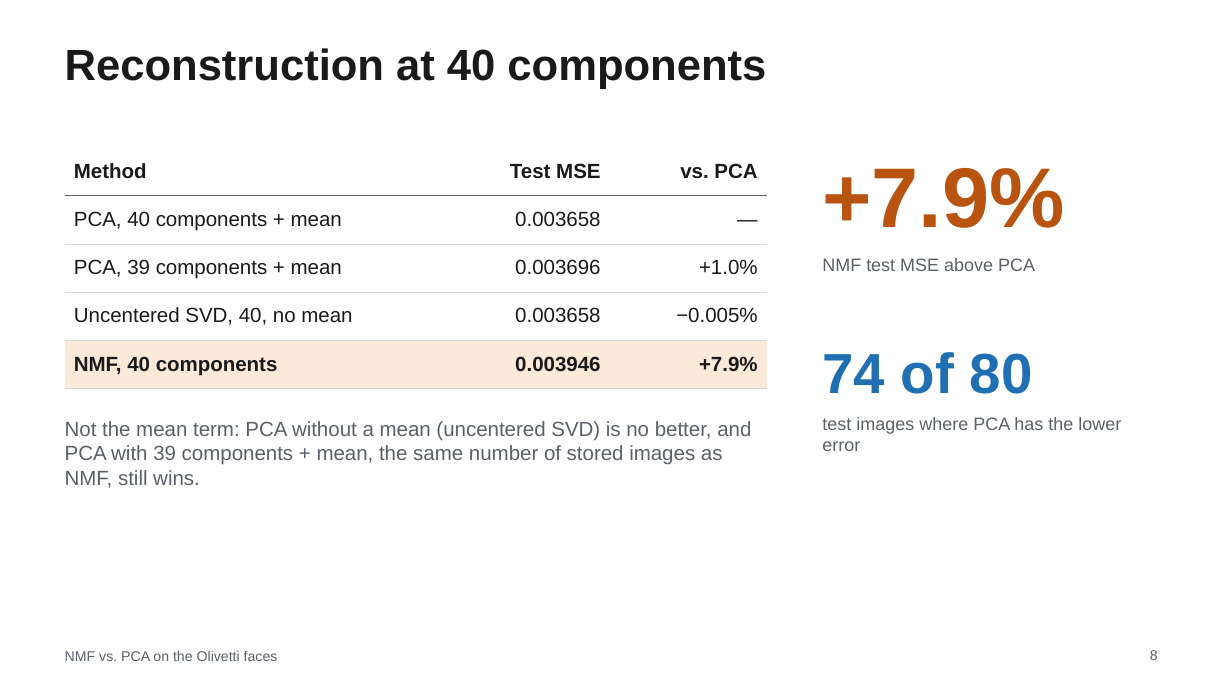
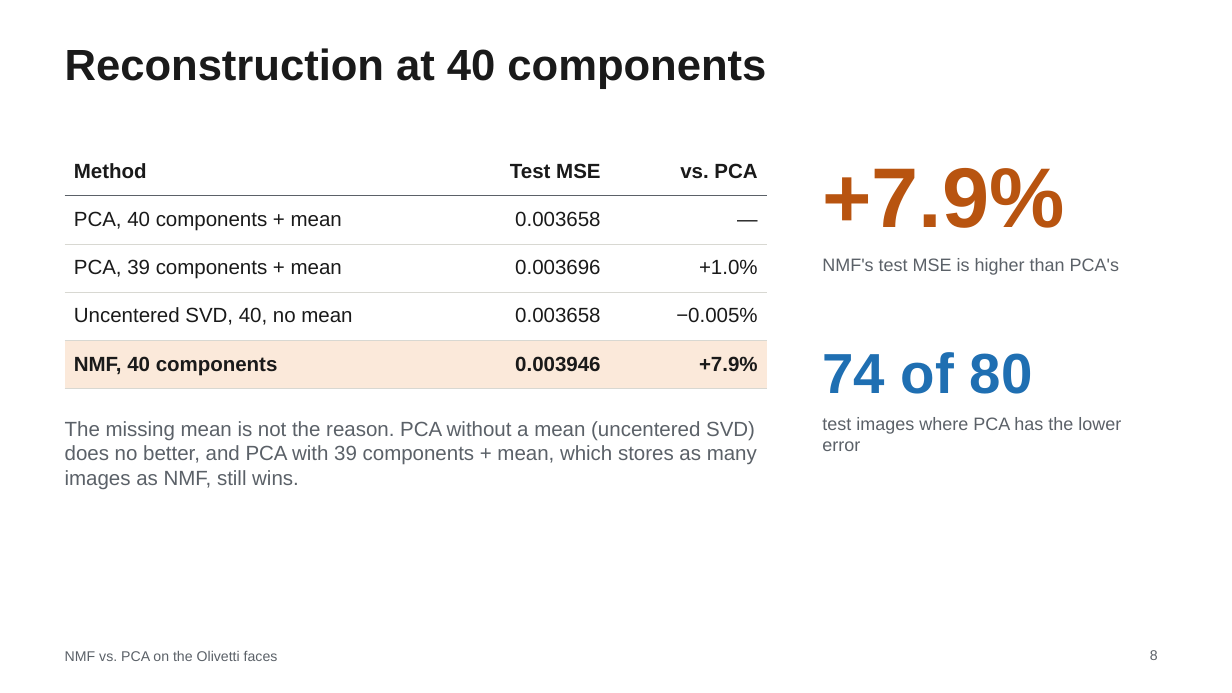
Before and after one commit to MachineWJQ6657/pca-vs-nmf, a slide deck: slide 8 of slides/STOR565_Slides.pptx. Drawn at 1232x693 pixels with LibreOffice and Linux fonts; fonts in the diff are those of the drawing. Boxes give left, top, right and bottom in pixels: in the first picture for what was removed or moved away, otherwise in the second. Text is boxed around its words. In the diff, an @@ line names an element or a change of style, - is before the commit and + after.

```diff
--- a/slides/STOR565_Slides.pptx
+++ b/slides/STOR565_Slides.pptx
@@ text at box(822, 258, 1119, 275): text changed @@
-NMF test MSE above PCA
+NMF's test MSE is higher than PCA's
@@ text at box(65, 421, 757, 489): text changed @@
-Not the mean term: PCA without a mean (uncentered SVD) is no better, and PCA with 39 components + mean, the same number of stored images as NMF, still wins.
+The missing mean is not the reason. PCA without a mean (uncentered SVD) does no better, and PCA with 39 components + mean, which stores as many images as NMF, still wins.
```
Also in this commit, not shown: 13 other slides changed, 1 other file.
